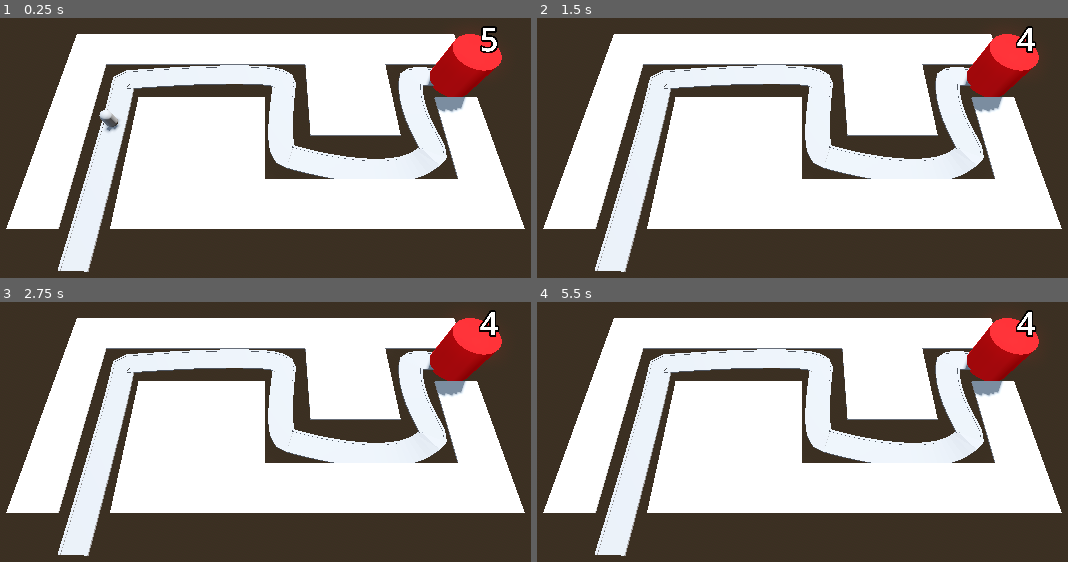
Above: before the commit, frames 1-4 (two rows, left to right).
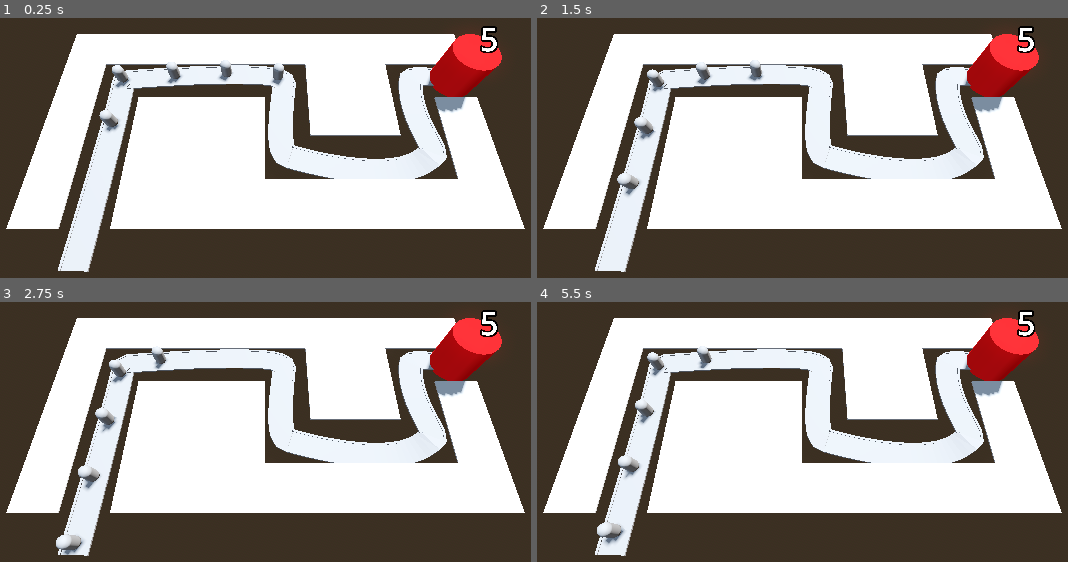
Above: after the commit, the same moments.

Repository: EsbenNyboe/TowerDefense
Game: Godot game, scene res://BaseLevel.tscn
Same seed, same stepped clock (60 frames per second), same inputs: the game is played once before the commit and once after it.
Inputs:
- Up to frame 1 (0.25 s): no input
- Up to frame 2 (1.5 s): no input
- Up to frame 3 (2.75 s): no input
- Up to frame 4 (5.5 s): no input

The runs differ from the first frame. In frame 1, 0.6% of the frame differs, in the area x 21-54%, y 16-27%; in frame 2, 1.1%; in frame 3, 1.2%, in the area x 10-94%, y 3-98%; in frame 4, 1.2%.

Commit message:
Setup setter-getter functions

Diff:
--- a/barbarianblaster/Base/base.gd
+++ b/barbarianblaster/Base/base.gd
@@ -3,15 +3,17 @@
 @export var max_health: int = 5
 @onready var label_3d: Label3D = $Label3D
 
-var health: int
+var health: int:
+	set(value):
+		health = value
+		label_3d.text = str(health)
+		if health < 1:
+			get_tree().reload_current_scene()
+	get():
+		return health
 
 func take_damage() -> void:
-	print("take damage")
-	set_health(health - 1)
+	health -= 1
 
 func _ready() -> void:
-	set_health(max_health)
-
-func set_health(new_value: int) -> void:
-	health = new_value
-	label_3d.text = str(new_value)
+	health = max_health
--- a/barbarianblaster/BaseLevel.tscn
+++ b/barbarianblaster/BaseLevel.tscn
@@ -97,5 +97,21 @@
 [node name="Enemy" parent="Path3D" instance=ExtResource("2_5x8ra")]
 transform = Transform3D(0.99996, 0, -0.00705857, 0, 0.99999, 0, 0.00705854, 0, 0.999965, -14, 0, 19)
 
+[node name="Enemy2" parent="Path3D" instance=ExtResource("2_5x8ra")]
+transform = Transform3D(0.999593, 0, -0.027987, 0, 0.99999, 0, 0.0279869, 0, 0.999598, -13.8423, 0, 14.0026)
+progress = 5.0
+
+[node name="Enemy3" parent="Path3D" instance=ExtResource("2_5x8ra")]
+transform = Transform3D(0.999827, 0, -0.0177491, 0, 0.99999, 0, 0.0177491, 0, 0.999832, -13.7251, 0, 9.0038)
+progress = 10.0
+
+[node name="Enemy4" parent="Path3D" instance=ExtResource("2_5x8ra")]
+transform = Transform3D(0.999839, 0, 0.0170707, 0, 0.99999, 0, -0.0170706, 0, 0.999844, -13.6976, 0, 4.00374)
+progress = 15.0
+
+[node name="Enemy5" parent="Path3D" instance=ExtResource("2_5x8ra")]
+transform = Transform3D(0.0788749, 0, -0.996874, 0, 0.99999, 0, 0.996869, 0, 0.0788753, -10.9209, 0, 1.75192)
+progress = 20.0
+
 [node name="Base" parent="." instance=ExtResource("3_knq2t")]
 transform = Transform3D(1, 0, 0, 0, 1, 0, 0, 0, 1, 18, 0, 2)
